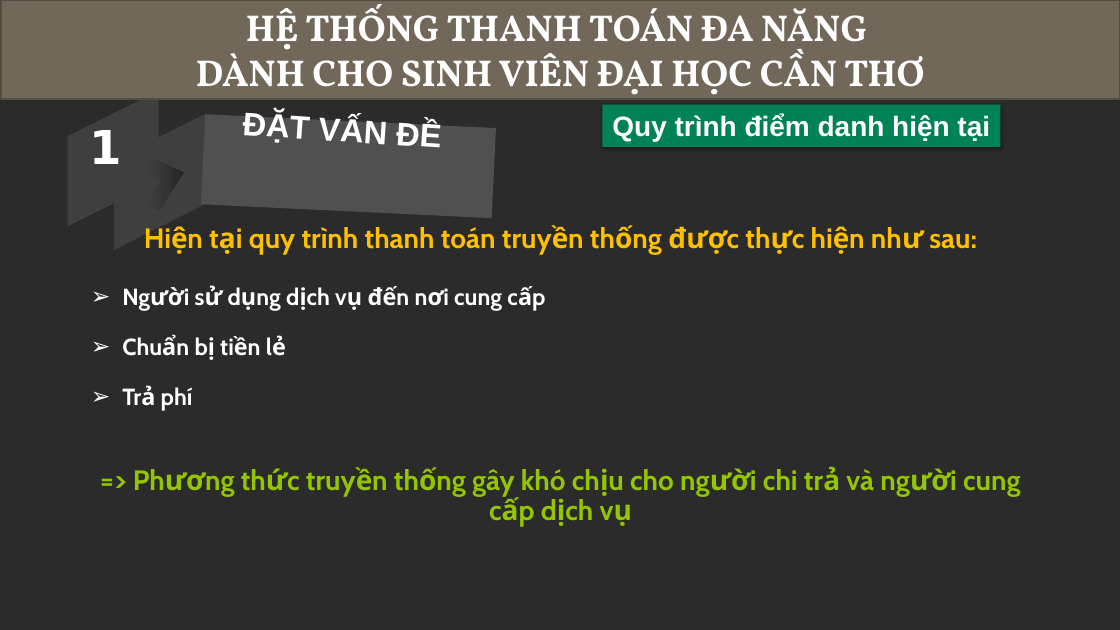
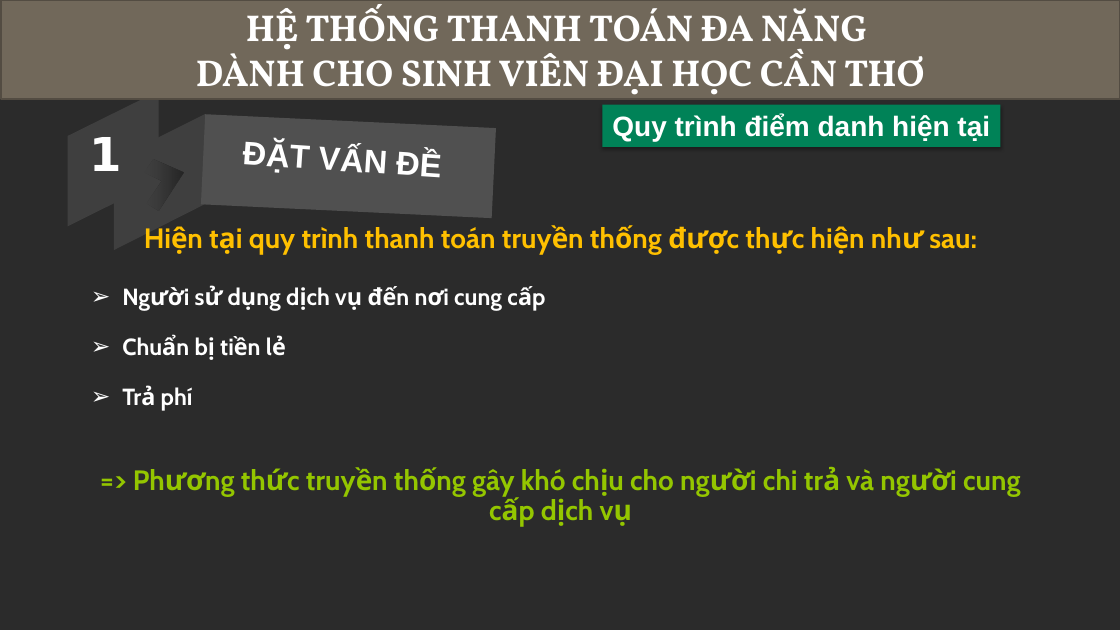
Before and after one commit to iblisbuu/TSV2018-26, a slide deck: slide 6 of documents/Thuyettrinh.pptx. Drawn at 1120x630 pixels with LibreOffice and Linux fonts; fonts in the diff are those of the drawing; background and template pictures are left out; a plain dark background stands for a picture behind light text. Boxes give left, top, right and bottom in pixels: in the first picture for what was removed or moved away, otherwise in the second. Text is boxed around its words. In the diff, an @@ line names an element or a change of style, - is before the commit and + after.

```diff
--- a/documents/Thuyettrinh.pptx
+++ b/documents/Thuyettrinh.pptx
@@ text "1": place and size @@
-text "1" at bbox=[89, 130, 121, 164]
+text "1" at bbox=[89, 137, 121, 171]
@@ text "ĐẶT VẤN ĐỀ": place and size @@
-text "ĐẶT VẤN ĐỀ" at bbox=[242, 110, 441, 148]
+text "ĐẶT VẤN ĐỀ" at bbox=[242, 139, 441, 178]
```
Also in this commit, not shown: 17 other slides changed, 2 slides removed, 1 other file.
